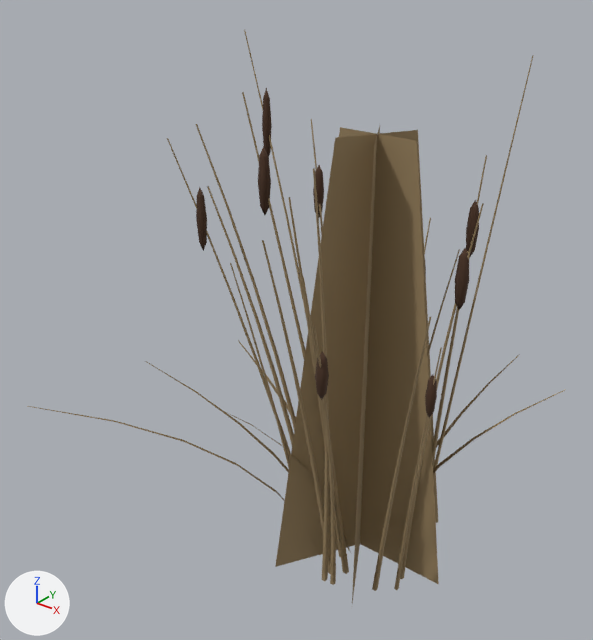
An edit to the glTF model assets/models/reed_clump_3.glb, drawn before and after from the same camera.
One viewpoint serves both versions: a 50 mm lens placed at (1.37, -2.11, 2.18), pointed at (-0.16, -0.19, 0.99). Every picture has the same lights, and +X, +Y and +Z are marked at lower left. The picture after the commit comes second. Where no turn or scale is listed for an object, it has been applied to the vertices.

The scene before the commit, as lines of its bpy script (objects in view):
```python
me_reedclump_lod_far = bpy.data.meshes.new('ReedClump_LOD_Far')
me_reedclump_lod_far.from_pydata(...)  # 12 vertices, 6 faces; spans x -0.35..0.35, y -0.3..0.3, z 0.0..1.6
me_reedclump_lod_far.materials.append(mat_reedclump_stalk)  # brown #9a8460
me_reedclump_stalks_0 = bpy.data.meshes.new('ReedClump_Stalks_0')
me_reedclump_stalks_0.from_pydata(...)  # 196 vertices, 336 faces; spans x -0.64..0.12, y -0.47..0.12, z -0.02..1.85
me_reedclump_stalks_0.materials.append(mat_reedclump_stalk)  # brown #9a8460
me_reedclump_stalks_2 = bpy.data.meshes.new('ReedClump_Stalks_2')
me_reedclump_stalks_2.from_pydata(...)  # 168 vertices, 288 faces; spans x -0.58..0.44, y -0.45..0.39, z -0.02..1.49
me_reedclump_stalks_2.materials.append(mat_reedclump_stalk)  # brown #9a8460
ob_lod_far = bpy.data.objects.new('LOD_Far', me_reedclump_lod_far)
ob_lod_far.location = (0.0, 0.0, 0.0)
ob_reedclump_stalks_0 = bpy.data.objects.new('ReedClump_Stalks_0', me_reedclump_stalks_0)
ob_reedclump_stalks_0.location = (0.0, 0.0, 0.0)
ob_reedclump_stalks_2 = bpy.data.objects.new('ReedClump_Stalks_2', me_reedclump_stalks_2)
ob_reedclump_stalks_2.location = (0.0, 0.0, 0.0)
# also in view: 'ReedClump_Heads_2' at (0.16, 0.16, 1.14); 'ReedClump_Stalks_1' at (-0.08, 0.05, 0.89); 'ReedClump_Heads_0' at (-0.21, -0.16, 1.28); 'ReedClump_Heads_1' at (-0.06, 0.0, 1.12)
```
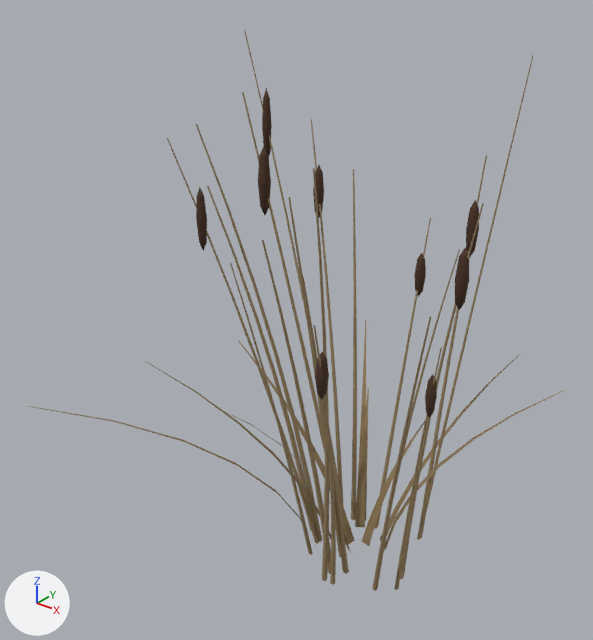
The edits, one by one:
Object 'LOD_Far' (ob_lod_far) is deleted.

Where the change shows, as pixel boxes (x1, y1, x2, y2) in the pictures (593 x 640 px):
'LOD_Far', deleted (brown)
    before: (275, 126, 439, 603)
'ReedClump_Blades_0', unchanged, uncovered by the edit
    before: (436, 354, 520, 448)
    after: (355, 320, 520, 540)
